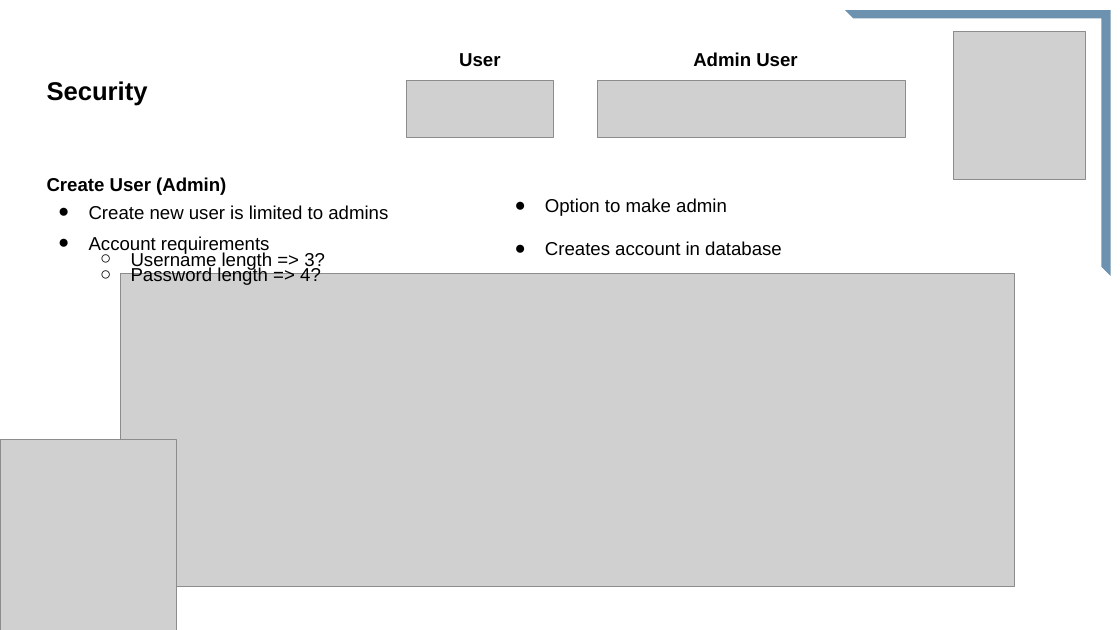
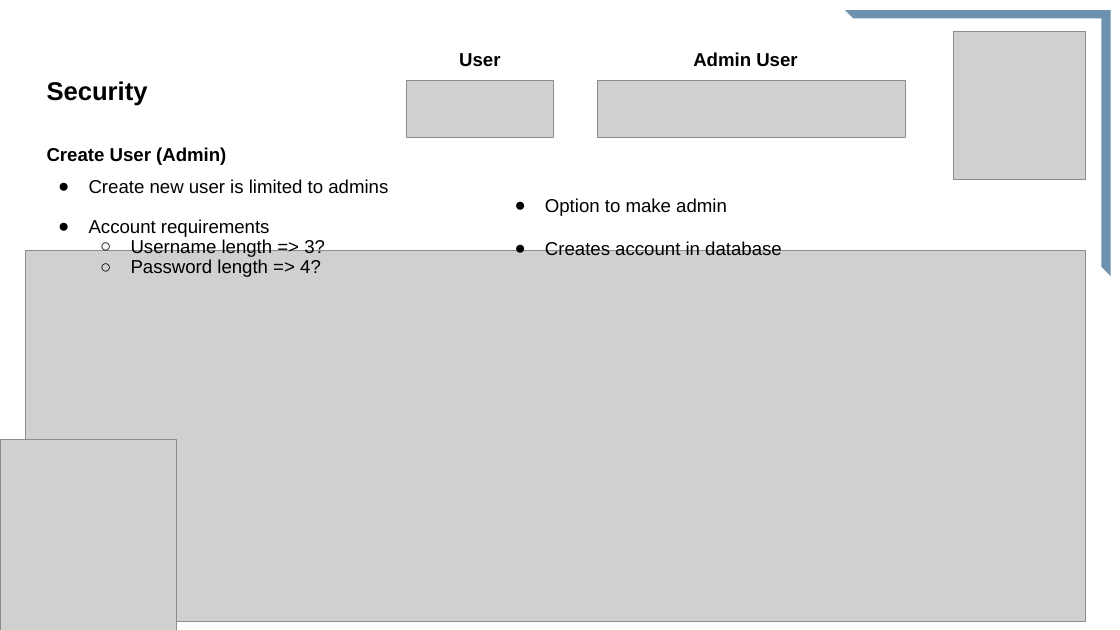
Before and after one commit to Marius36912/InventorySystem2-kopi, a slide deck: slide 11 of Doc/Præsentation grp. 1.pptx (slide 10 before the commit). Drawn at 1120x630 pixels with LibreOffice and Linux fonts; fonts in the diff are those of the drawing; grey boxes stand for pictures. Boxes give left, top, right and bottom in pixels: in the first picture for what was removed or moved away, otherwise in the second. Text is boxed around its words. In the diff, an @@ line names an element or a change of style, - is before the commit and + after.

```diff
--- a/Doc/Præsentation grp. 1.pptx
+++ b/Doc/Præsentation grp. 1.pptx
@@ text "Create User (Admin)" at [47,147,388,277]: line spacing 0.7 to 0.9 @@
@@ picture: place and size @@
-picture at [121,274,1015,586]
+picture at [26,250,1086,622]
```
Also in this commit, not shown: 13 other slides changed, 5 slides added, 2 slides removed, 1 other file.
